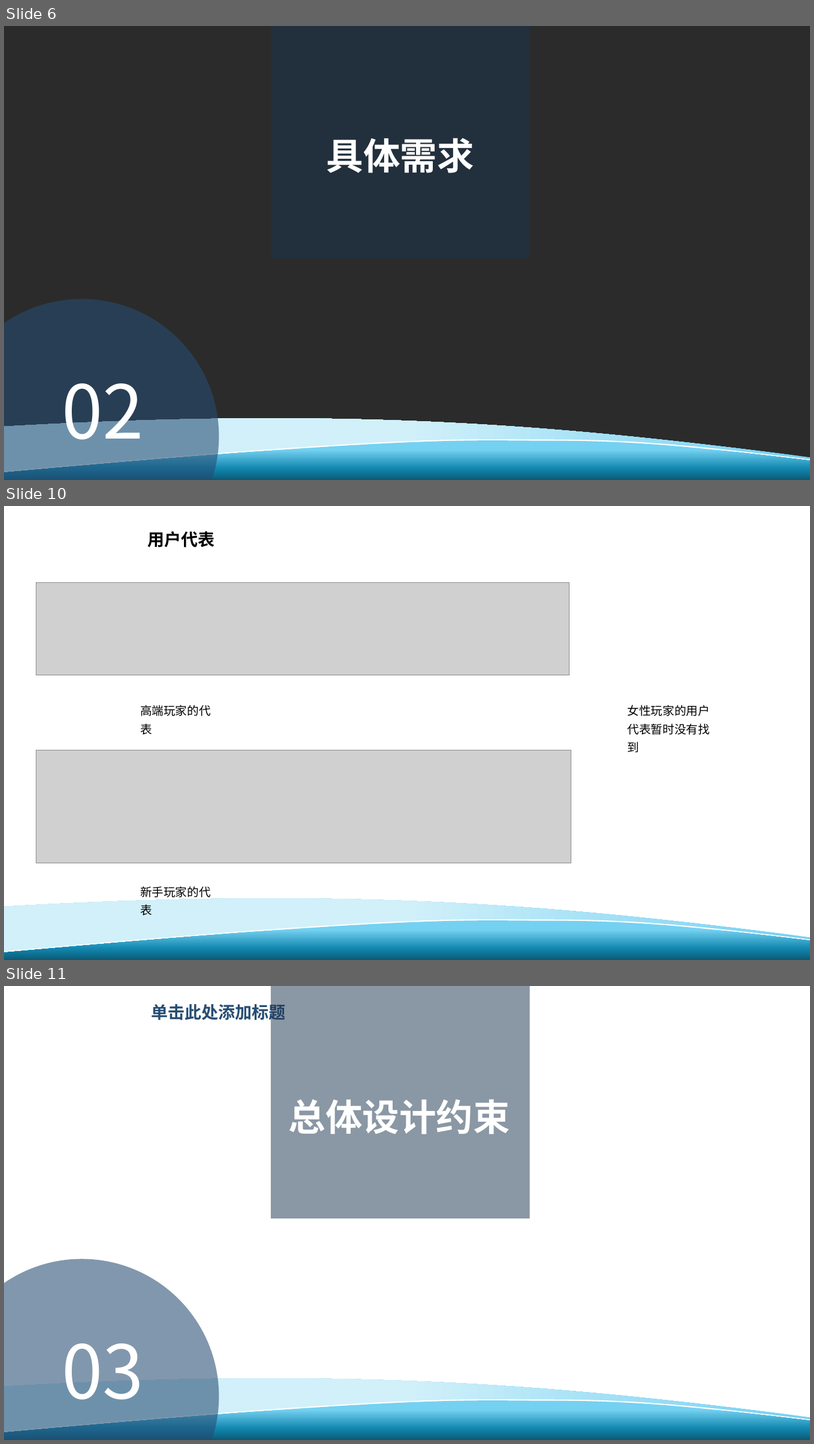
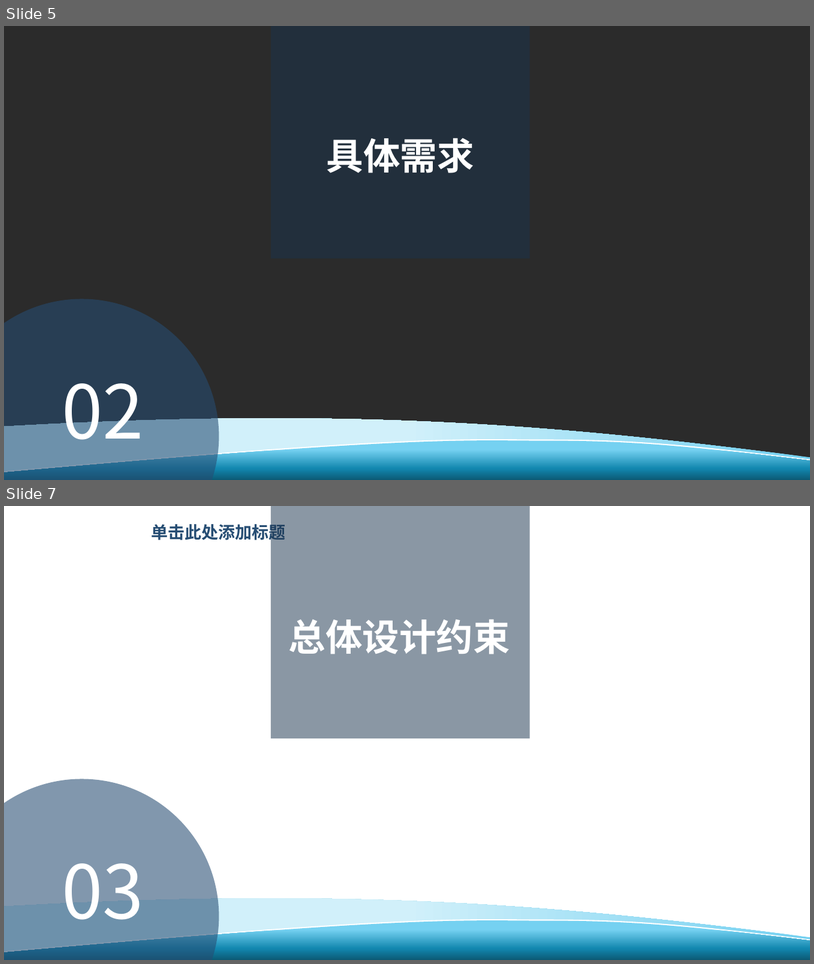
Before and after one commit to davejunction/MHWhelper, a slide deck: SE2019春-G24-总体设计报告.pptx. Shown one above the other, each under a label of ours: slides 6, 10 and 11 before the commit, slides 5 and 7 after it; the slides between them are not shown. The pictures are 814x1444 and 814x964 pixels, drawn with LibreOffice and Linux fonts; fonts in the diff are those of the drawing; grey boxes stand for pictures; background and template pictures are left out; a plain dark background stands for a picture behind light text. Boxes give left, top, right and bottom in pixels: in the first picture for what was removed or moved away, otherwise in the second. Text is boxed around its words. In the diff, an @@ line names an element or a change of style, - is before the commit and + after.

```diff
--- a/SE2019春-G24-总体设计报告.pptx
+++ b/SE2019春-G24-总体设计报告.pptx
@@ slide 10 removed at (4,506,810,960), background #FFFFFF; not listed: 3 template elements that a slide beside it also shows @@
@@ text removed at (148,531,215,547) @@
-用户代表
@@ picture removed at (36,583,570,675) @@
@@ text removed at (140,705,211,735) @@
-高端玩家的代表
@@ text removed at (628,705,710,752) @@
-女性玩家的用户代表暂时没有找到
@@ picture removed at (36,750,572,863) @@
@@ text removed at (140,886,211,915) @@
-新手玩家的代表
@@ what was slide 6 is now slide 5 @@
@@ what was slide 11 is now slide 7 @@
```
Also in this commit, not shown: 5 slides changed, 2 slides added, 9 other slides removed, 1 other file.
